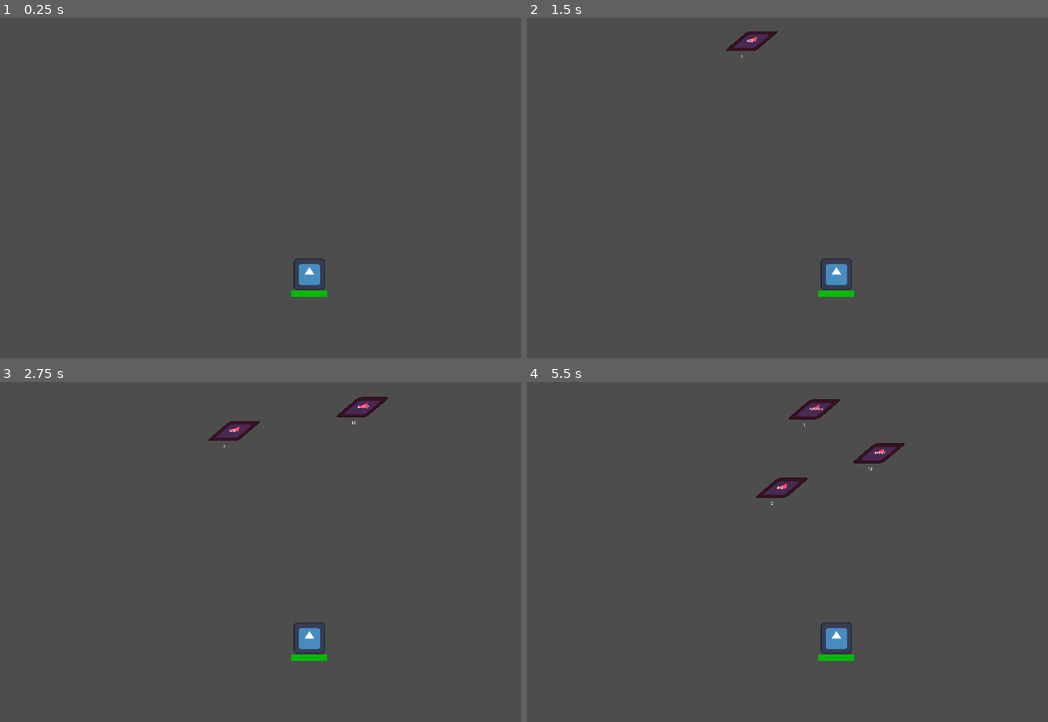
Above: before the commit, frames 1-4 (two rows, left to right).
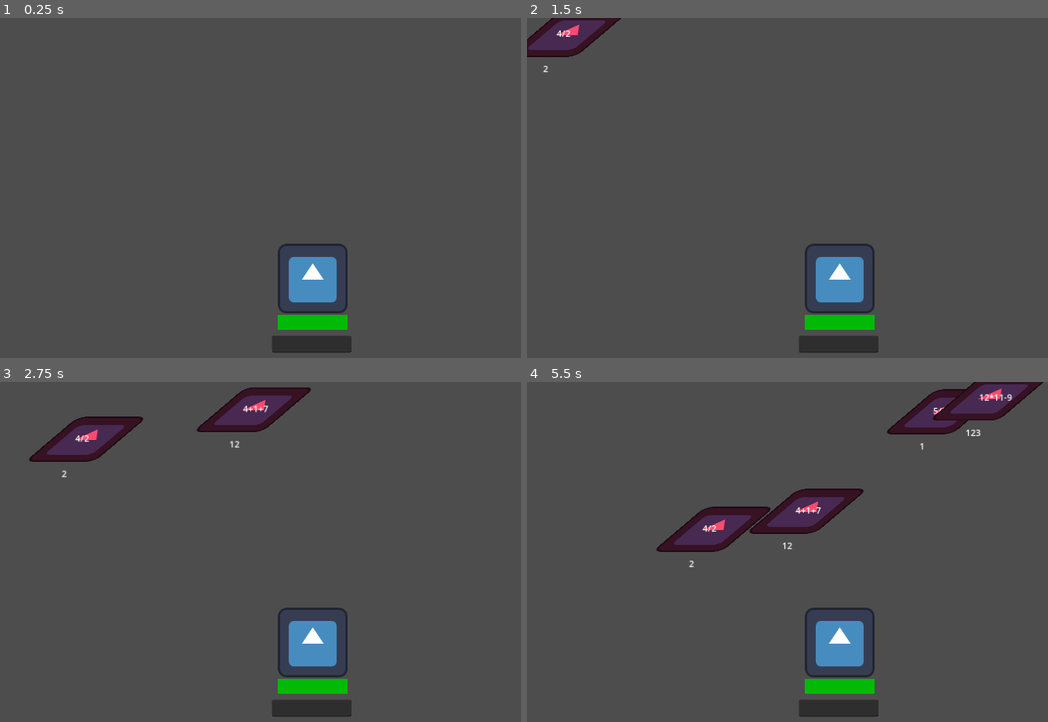
Above: after the commit, the same moments.

Repository: StefanoGavatta/MatematicaLanParty
Game: Godot game, scene res://world/world.tscn
The game is run twice, just before and just after one commit, with the same random seed, the same clock (stepped at 60 frames per second) and the same inputs. The engine's default icon, where the game draws it, is replaced by a stand-in: a white triangle on a blue panel in a dark square.
Inputs:
- Up to frame 1 (0.25 s): no input
- Up to frame 2 (1.5 s): tap Enter at 0.5 s
- Up to frame 3 (2.75 s): no input
- Up to frame 4 (5.5 s): no input

The runs differ from the first frame. In frame 1, 2.7% of the frame differs, in the area x 52-68%, y 66-99%; in frame 2, 4.5%; in frame 3, 6.7%; in frame 4, 10%, in the area x 24-100%, y 0-99%.

Commit message:
aggiunte icon

Diff:
--- a/Cavalieri/cavaliere.gd
+++ b/Cavalieri/cavaliere.gd
@@ -1,3 +1,4 @@
+@icon("res://Icons/node_3D/icon_sword.png")
 extends CharacterBody2D
 
 var difficolta: int
@@ -20,8 +21,7 @@
 
 #metodo chiamato per eliminare l'asteroide sia se hitta che se viene indovinato
 #si auto rimuove dall'array non lasciandio traccia
-func distruggiAsteroide():
-	get_parent().asteroidi.erase(self)
+func distruggiCavaliere():
 	queue_free()
 
 func assegnaValori():
--- /dev/null
+++ b/Cavalieri/distruggi_cavalieri.gd
@@ -0,0 +1,15 @@
+@icon("res://Icons/node/icon_bullet.png")
+extends Node
+
+@onready var cavalieri: Node = $"../GeneratoreDiCavalieri/Cavalieri"
+@onready var input: LineEdit = $"../Control/Input"
+
+func _process(delta: float) -> void:
+	var cavalieriPresenti = cavalieri.get_children()
+	for i in range(len(cavalieriPresenti)):
+		if input.text == str(cavalieriPresenti[i].risultato):
+			cavalieriPresenti[i].distruggiCavaliere()
+			resetInput()
+
+func resetInput():
+	input.text = ""
--- a/Cavalieri/genera_espressione.gd
+++ b/Cavalieri/genera_espressione.gd
@@ -1,5 +1,6 @@
+@icon("res://Icons/node/icon_parchment.png")
+
 extends Node
-#var difficolta: int = randi_range(1,3)
 var difficolta = func():
 	var numeroID = randi_range(1,10)
 	if numeroID > 0 && numeroID <= 5:
@@ -17,7 +18,6 @@
 
 func _ready() -> void:
 	difficolta = difficolta.call()
-	$"../Difficoltà".text = str(difficolta)
 	get_parent().difficolta = difficolta
 	calcolatore(AssemblaNumero(selezionaNumeri(difficolta)))
 
--- a/Cavalieri/generatore_di_cavalieri.gd
+++ b/Cavalieri/generatore_di_cavalieri.gd
@@ -1,9 +1,9 @@
+@icon("res://Icons/node/icon_character.png")
 extends Node
 
 const meteora = preload("res://Cavalieri/cavaliere.tscn")
 @onready var timer: Timer = $Timer
 
-var asteroidi = []
 
 func selezioneWaitTime():
 	timer.wait_time = randi_range(1,2)
@@ -15,8 +15,8 @@
 func summonMeteorite():
 	var asteroideinst = meteora.instantiate()
 	asteroideinst.position = selezionaPosizione()
-	add_child(asteroideinst)
-	asteroidi.append(asteroideinst)
+	$Cavalieri.add_child(asteroideinst)
+
 
 
 
--- a/bersaglio/bersaglio.gd
+++ b/bersaglio/bersaglio.gd
@@ -1,3 +1,4 @@
+@icon("res://Icons/node_2D/icon_flag.png")
 extends Area2D
 
 @export var vita: int = 100
@@ -18,5 +19,5 @@
 
 func _on_body_entered(body: Node2D) -> void:
 	prendiDanno(body.danno)
-	body.distruggiAsteroide()
+	body.distruggiCavaliere
 	Esplodi()
--- a/bersaglio/bersaglio.tscn
+++ b/bersaglio/bersaglio.tscn
@@ -25,9 +25,9 @@
 shape = SubResource("CircleShape2D_i1m11")
 
 [node name="ProgressBar" type="ProgressBar" parent="."]
-offset_left = -75.0
+offset_left = -64.0
 offset_top = 67.0
-offset_right = 71.0
+offset_right = 64.0
 offset_bottom = 94.0
 theme_override_styles/background = SubResource("StyleBoxFlat_x8vfm")
 theme_override_styles/fill = SubResource("StyleBoxFlat_blhms")
--- a/world/world.tscn
+++ b/world/world.tscn
@@ -1,8 +1,9 @@
-[gd_scene load_steps=4 format=3 uid="uid://c875bsn04juyi"]
+[gd_scene load_steps=5 format=3 uid="uid://c875bsn04juyi"]
 
 [ext_resource type="Texture2D" uid="uid://d2slv17teqw3j" path="res://icon.svg" id="1_hsjjf"]
 [ext_resource type="PackedScene" uid="uid://dq4drko6yx7oy" path="res://bersaglio/bersaglio.tscn" id="2_mj5e8"]
 [ext_resource type="PackedScene" uid="uid://cajlkyphyie1g" path="res://Cavalieri/generatore_di_cavalieri.tscn" id="4_gn8x3"]
+[ext_resource type="Script" path="res://Cavalieri/distruggi_cavalieri.gd" id="4_w7p5m"]
 
 [node name="World" type="Node2D"]
 
@@ -14,10 +15,32 @@
 
 [node name="Bersaglio" parent="." instance=ExtResource("2_mj5e8")]
 unique_name_in_owner = true
-position = Vector2(552, 994)
+position = Vector2(574, 479)
 
-[node name="GeneratoreDiMeteore" parent="." instance=ExtResource("4_gn8x3")]
+[node name="GeneratoreDiCavalieri" parent="." instance=ExtResource("4_gn8x3")]
 
-[node name="Camera2D" type="Camera2D" parent="."]
-position = Vector2(570, 668)
-zoom = Vector2(0.45, 0.45)
+[node name="Cavalieri" type="Node" parent="GeneratoreDiCavalieri"]
+
+[node name="DistruggiCavalieri" type="Node" parent="."]
+script = ExtResource("4_w7p5m")
+
+[node name="Control" type="Control" parent="."]
+layout_mode = 3
+anchors_preset = 0
+offset_right = 1150.0
+offset_bottom = 650.0
+metadata/_edit_lock_ = true
+
+[node name="Input" type="LineEdit" parent="Control"]
+layout_mode = 1
+anchors_preset = 7
+anchor_left = 0.5
+anchor_top = 1.0
+anchor_right = 0.5
+anchor_bottom = 1.0
+offset_left = -76.0
+offset_top = -66.0
+offset_right = 70.0
+offset_bottom = -35.0
+grow_horizontal = 2
+grow_vertical = 0
Binary file added: Icons/color/icon_area_damage.png
Not shown, added: Icons/color/icon_area_damage.png.import
Binary file added: Icons/color/icon_character.png
Not shown, added: Icons/color/icon_character.png.import
Binary file added: Icons/color/icon_damage_team.png
Not shown, added: Icons/color/icon_damage_team.png.import
Binary file added: Icons/color/icon_destroyable_2.png
Not shown, added: Icons/color/icon_destroyable_2.png.import
Binary file added: Icons/color/icon_heart.png
Not shown, added: Icons/color/icon_heart.png.import
Binary file added: Icons/color/icon_heart_receptacle.png
Not shown, added: Icons/color/icon_heart_receptacle.png.import
(and 516 more such lines)
